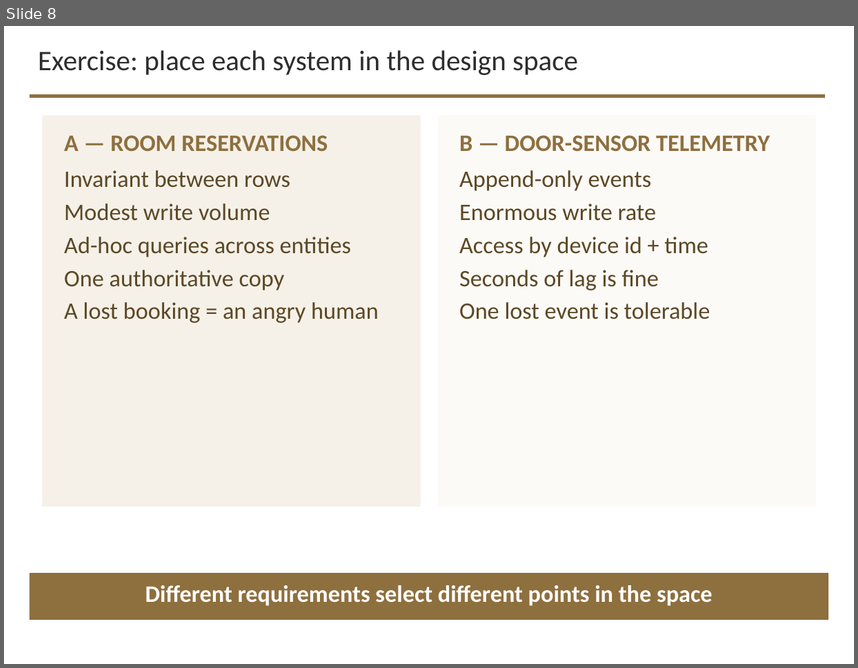
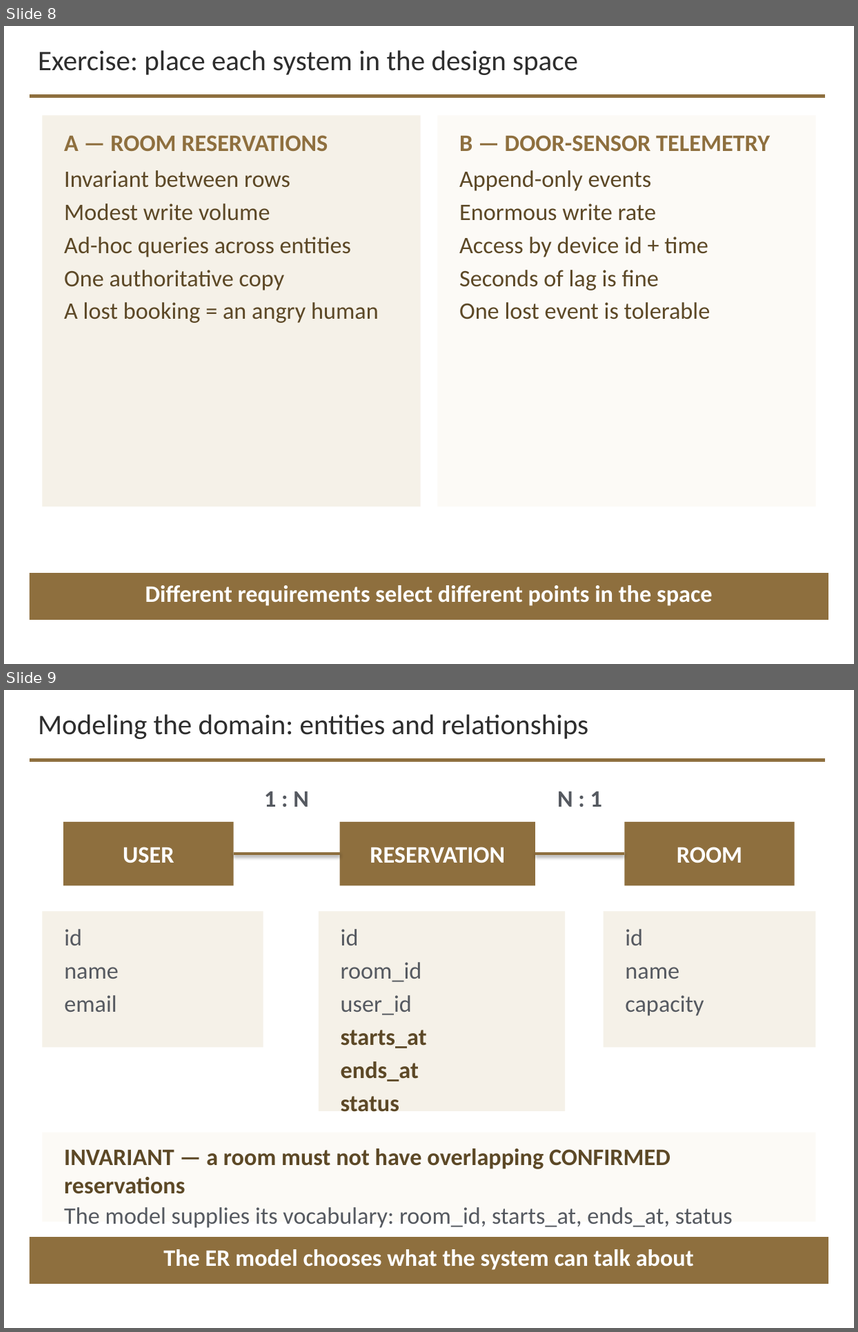
Before and after one commit to davisjam/model-based-agentic-software-engineering, a slide deck: course/lectures/act-3-software-in-the-world/02-compute-environments-and-data-management/3-2-Data-Management.pptx. Shown one above the other, each under a label of ours: slide 8 before the commit, slides 8 and 9 after it. The pictures are 858x668 and 858x1332 pixels, drawn with LibreOffice and Linux fonts; fonts in the diff are those of the drawing; background and template pictures are left out. Boxes give left, top, right and bottom in pixels: in the first picture for what was removed or moved away, otherwise in the second. Text is boxed around its words. In the diff, an @@ line names an element or a change of style, - is before the commit and + after.

```diff
--- a/course/lectures/act-3-software-in-the-world/02-compute-environments-and-data-management/3-2-Data-Management.pptx
+++ b/course/lectures/act-3-software-in-the-world/02-compute-environments-and-data-management/3-2-Data-Management.pptx
@@ slide 9 added at <box>4,690,854,1328</box>, background #FFFFFF; not listed: 1 template element that a slide beside it also shows @@
@@ text added at <box>38,714,589,739</box>, 24 pt, text #2D2D2D @@
+Modeling the domain: entities and relationships
@@ text added at <box>264,791,309,807</box>, 20 pt, text #555960, bold @@
+1 : N
@@ text added at <box>557,791,602,807</box>, 20 pt, text #555960, bold @@
+N : 1
@@ rectangle added at <box>63,822,234,885</box>, fill #8E6F3E, 20 pt, text #FFFFFF, bold @@
+USER
@@ rectangle added at <box>340,822,535,885</box>, fill #8E6F3E, 20 pt, text #FFFFFF, bold @@
+RESERVATION
@@ rectangle added at <box>624,822,795,885</box>, fill #8E6F3E, 20 pt, text #FFFFFF, bold @@
+ROOM
@@ line added from (234, 854) to (340, 854), #8E6F3E 2.5 pt @@
@@ line added from (535, 854) to (624, 854), #8E6F3E 2.5 pt @@
@@ rectangle added at <box>42,911,263,1047</box>, fill #F5F1E8 @@
@@ rectangle added at <box>319,911,565,1111</box>, fill #F5F1E8 @@
@@ rectangle added at <box>604,911,816,1047</box>, fill #F5F1E8 @@
@@ text added at <box>64,929,119,1012</box>, 20 pt, text #555960 @@
+id
+name
+email
@@ text added at <box>341,929,427,1111</box>, 20 pt, text #5C4826, bold @@
+id
+room_id
+user_id
+starts_at
+ends_at
+status
@@ text added at <box>625,929,704,1016</box>, 20 pt, text #555960 @@
+id
+name
+capacity
@@ rectangle added at <box>42,1132,816,1221</box>, fill #FCFAF6 @@
@@ text added at <box>64,1148,733,1228</box>, 20 pt, text #555960 @@
+INVARIANT — a room must not have overlapping CONFIRMED reservations
+The model supplies its vocabulary: room_id, starts_at, ends_at, status
@@ rectangle added at <box>30,1236,829,1283</box>, fill #8E6F3E @@
@@ text added at <box>163,1249,694,1270</box>, 20 pt, text #FFFFFF, bold @@
+The ER model chooses what the system can talk about
```
Also in this commit, not shown: 3 other slides added.
